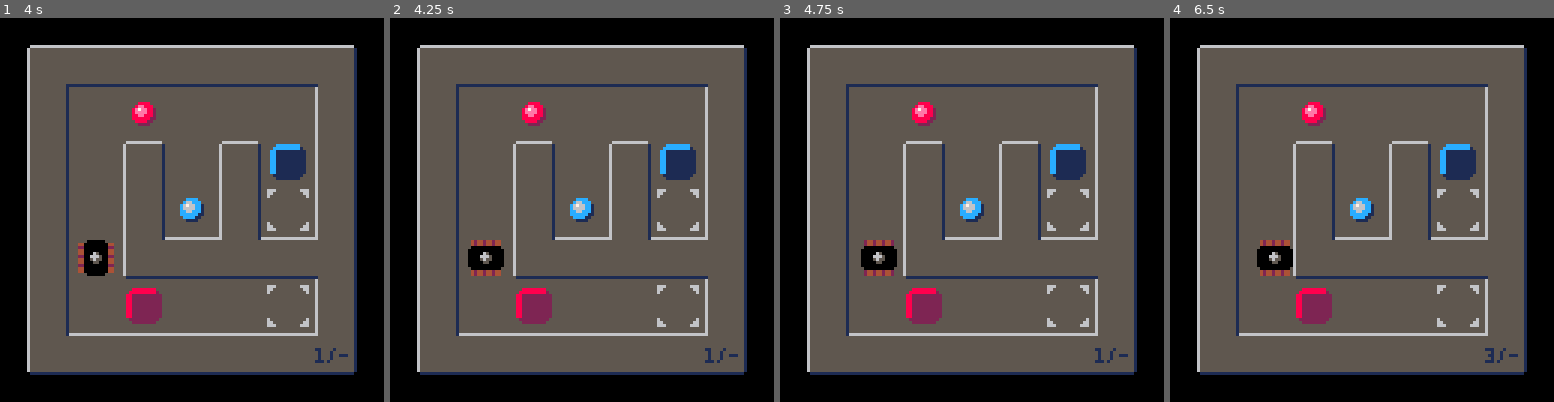
Above: before the commit, frames 1-4 (left to right).
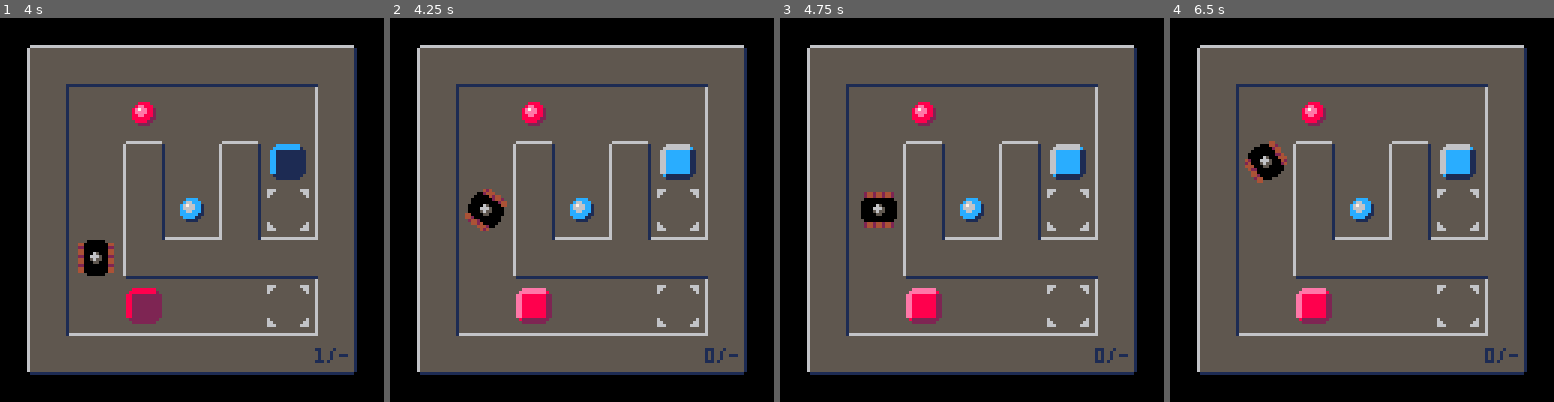
Above: after the commit, the same moments.

Repository: erwinbonsma/SokoBubbleP8
Game: PICO-8 cartridge sokobubble.p8
The game is run twice, just before and just after one commit, with the same random seed, the same clock (stepped at 60 frames per second) and the same inputs.
Inputs:
- Up to frame 1 (4 s): tap X (X key) at 0.33, 1.07, 1.85, 2.97 s; tap O (Z key) at 0.7, 1.7, 2.1, 2.5, 2.9, 3.3, 3.7 s; hold Right 1.6-2.1 s; hold Up 2.15-2.42 s; hold Right 2.47-3.03 s; hold Left 3.08-3.58 s; hold Down 3.63-3.97 s
- Up to frame 2 (4.25 s): hold Right from 4.02 s (still down); tap X (X key) at 4.08 s; tap O (Z key) at 4.1 s
- Up to frame 3 (4.75 s): tap O (Z key) at 4.5 s; release Right at 4.68 s; hold Up from 4.73 s (still down)
- Up to frame 4 (6.5 s): tap O (Z key) every 0.4 s from 4.9 to 6.1 s; release Up at 5.03 s; hold Left 5.08-5.68 s; tap X (X key) at 5.2, 6.32 s; hold Down 5.73-6.03 s; hold Right from 6.08 s (still down)

Frame 1 is identical in both runs. In frame 2, 2.8% of the frame differs, in the area x 19-85%, y 32-90%; in frame 3, 2.8%; in frame 4, 2.8%.

Commit message:
Generalize undo: allow undo of last X moves

Diff:
--- a/sokobubble.p8
+++ b/sokobubble.p8
@@ -703,6 +703,48 @@
  self.sx+=mov.dx
  self.sy+=mov.dy
 end
+
+undo_stack={}
+function undo_stack:new(cap)
+ local o=new_object(self)
+
+ o.cap=cap
+ o.head=1
+ o.size=0
+
+ o.items={}
+ for i=1,cap do
+  add(o.items,0)
+ end
+
+ return o
+end
+
+function undo_stack:push(obj)
+ self.items[self.head]=obj
+ self.size=min(
+  self.cap,self.size+1
+ )
+ self.head=1+self.head%self.cap
+end
+
+function undo_stack:pop()
+ if self.size==0 then
+  return nil
+ end
+ self.head=1+(
+  self.head+self.cap-2
+ )%self.cap
+ self.size-=1
+ local obj=self.items[self.head]
+
+ --allow gc but do not change
+ --list size
+ self.items[self.head]=0
+
+ return obj
+end
+
 -->8
 --player
 
@@ -718,7 +760,7 @@
  o.dy=0
  o.rot=180
  o.tgt_rot=nil
- o.undo_stack={}
+ o.undo_stack=undo_stack:new(8)
 
  return o
 end
@@ -945,15 +987,18 @@
    push_move_anim,
    mov,self
   )
-  if easymode then
-   self:_allow_undo(mov)
-  end
  else
   mov.anim=cowrap(
    "plain_move",
    plain_move_anim,
    mov,self
   )
+ end
+
+ if (
+  easymode and mov.blocked==0
+ ) then
+  self.undo_stack:push(mov)
  end
 
  game.mov_cnt=min(
@@ -975,25 +1020,8 @@
  end
 end
 
-function player:_allow_undo(mov)
- if (
-  #self.undo_stack>0
-  and self.undo_stack[
-   #self.undo_stack
-  ].ini_mov_cnt!=(
-   mov.ini_mov_cnt-1
-  )
- ) then
-  --only allow undo of single
-  --(multi-step) push
-  self.undo_stack={}
- end
-
- add(self.undo_stack,mov)
-end
-
 function player:_undo(game)
- local mov=deli(self.undo_stack)
+ local mov=self.undo_stack:pop()
  if mov==nil then
   return false
  end
@@ -1002,11 +1030,11 @@
  self.sy=mov.src_y*ss
  self.rot=mov.ini_rot
  self.bubble=mov.ini_bubble
- mov.push_box.sx=mov.dst_x*ss
- mov.push_box.sy=mov.dst_y*ss
  game.mov_cnt=mov.ini_mov_cnt
-
- self.last_push_mov=nil
+ if mov.push_box then
+  mov.push_box.sx=mov.dst_x*ss
+  mov.push_box.sy=mov.dst_y*ss
+ end
 
  return true
 end
@@ -1879,12 +1907,12 @@
 0000000000000000000000000000000000000000000000000000000000000000000000000000000000000000000000000000000000000000000000000000000002020202020202020202020202020202020202020202020202020202020202020202020202020202020202020202000002020202020202020202020202020000
 __map__
 3136363636363632313636363636363231363636363636321036363636363611103636363636361122313636363632221036363636363611313636363636363231363601013636321036360101363611103636363636361110363636363636111036363636363611103636363636361100000000000000000000000000000000
-355c000000000035355500003f006535355c0000000000353546004545005635353f000046003f3531340000460033323575000000007535355c000000006a35355c000000006535355c000000000035355c00000000003535484d00400065353500005b00450035354675000045563500000000000000000000000000000000
-350000000000003535005c6000000035350000000000003535005c7070000035355c600101700035355c60000070003535005570705500353500505070706535350050507070653535007000005000353500400000700035355e6065004600353575005000000035357500500000453500000000000000000000000000000000
-3500005000703f35353f00567640003535755076567055353565500000605535350000697800003535000055450000353500705c565000353500000000003a3c3e38000000006635350070000050003535006200005400353545656d00606035355c004050607835355c00405060003500000000000000000000000000000000
-35000070000000353500506646003f35357550765670553535655000006055353500007565000035333276756566003535007076005000353e380060600000353576006060003a3c3500007656000035350000000000003535654d5d60000035354a407066000035350040706600003500000000000000000000000000000000
-3500005400755535350000007000003535000000000000353500004040000035350040000050003522354000005000353500755050750035357500000000003535750000000000352032005575003121203275554565312135614500004000353500000070005535356500007000553500000000000000000000000000000000
-3556003f005575353545003f0000753535000000000000353566007575007635353f005600003f3522350000560031343555000000005535357b0000375559353575003756555535223500557500352222350046660035223500450040000035350065007c000035357665006055663500000000000000000000000000000000
+355c000000000035355500003f006535355c0000000000353546004545005635353f000046003f3531340000460033323575000000007535355c000000006a35355c000000006535355c000000000035355c00000000003535484d00400065353500005b00450035350000000000003500000000000000000000000000000000
+350000000000003535005c6000000035350000000000003535005c7070000035355c600101700035355c60000070003535005570705500353500505070706535350050507070653535007000005000353500400000700035355e6065004600353575005000000035350000000000003500000000000000000000000000000000
+3500005000703f35353f00567640003535755076567055353565500000605535350000697800003535000055450000353500705c565000353500000000003a3c3e38000000006635350070000050003535006200005400353545656d00606035355c004050607835350000000000003500000000000000000000000000000000
+35000070000000353500506646003f35357550765670553535655000006055353500007565000035333276756566003535007076005000353e380060600000353576006060003a3c3500007656000035350000000000003535654d5d60000035354a407066000035350000000000003500000000000000000000000000000000
+3500005400755535350000007000003535000000000000353500004040000035350040000050003522354000005000353500755050750035357500000000003535750000000000352032005575003121203275554565312135614500004000353500000070005535350000000000003500000000000000000000000000000000
+3556003f005575353545003f0000753535000000000000353566007575007635353f005600003f3522350000560031343555000000005535357b0000375559353575003756555535223500557500352222350046660035223500450040000035350065007c000035350000000000003500000000000000000000000000000000
 3336363636363634333636363636363433363636363636342036363636363621203636363636362122333636363634222036363636363621333636363d3636343336363d363636342220363636362122222036363636212220363636363636212036363636363621203636363636362100000000000000000000000000000000
 3136363636363231363b363b3632313636363636323136363636363632000000000000003136363636363632313636363222222231363636363632313636363636363231363601363632000000000000000000000000000000000000000000000000000000000000000000000000000000000000000000000000000000000000
 350056000000353575397639753535000000000035355c00000000003500000000000000355c0000000000353500000033363632355c0000707535355c000000000035354b0040005835000000000000000000000000000000000000000000000000000000000000000000000000000000000000000000000000000000000000
